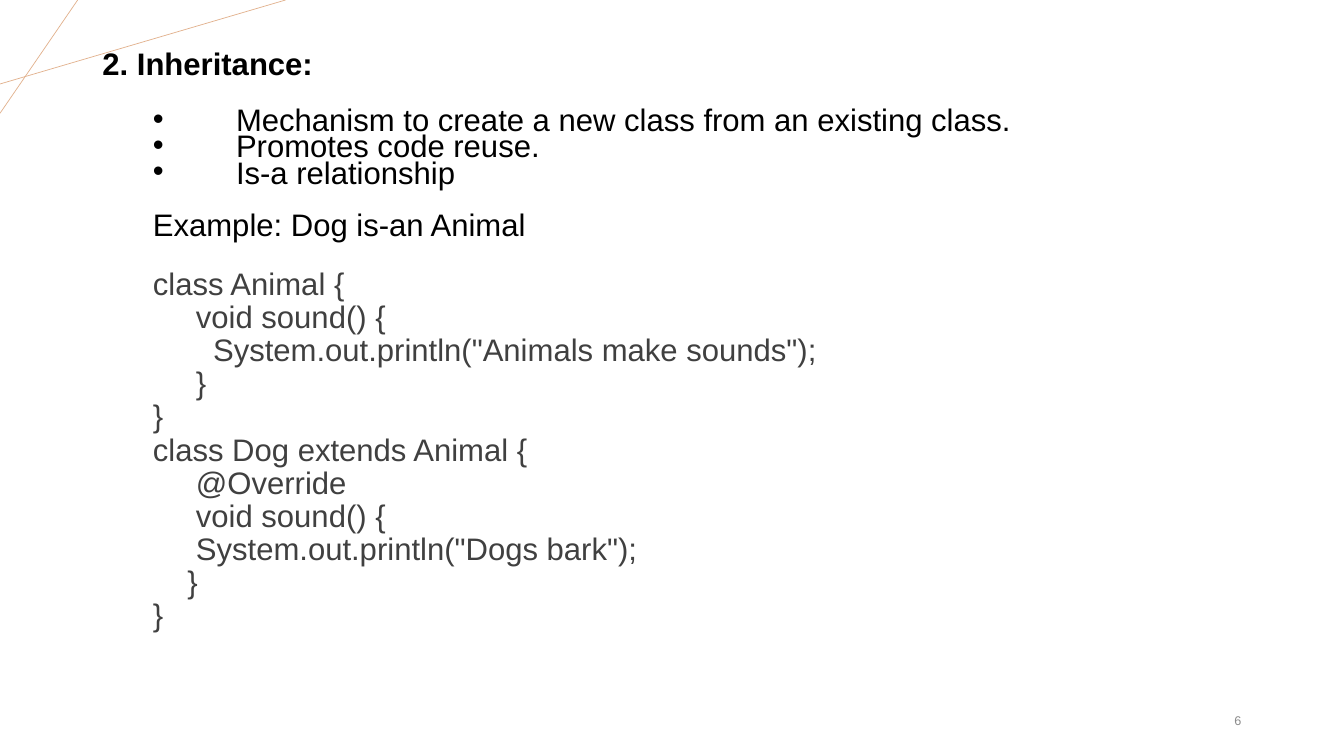
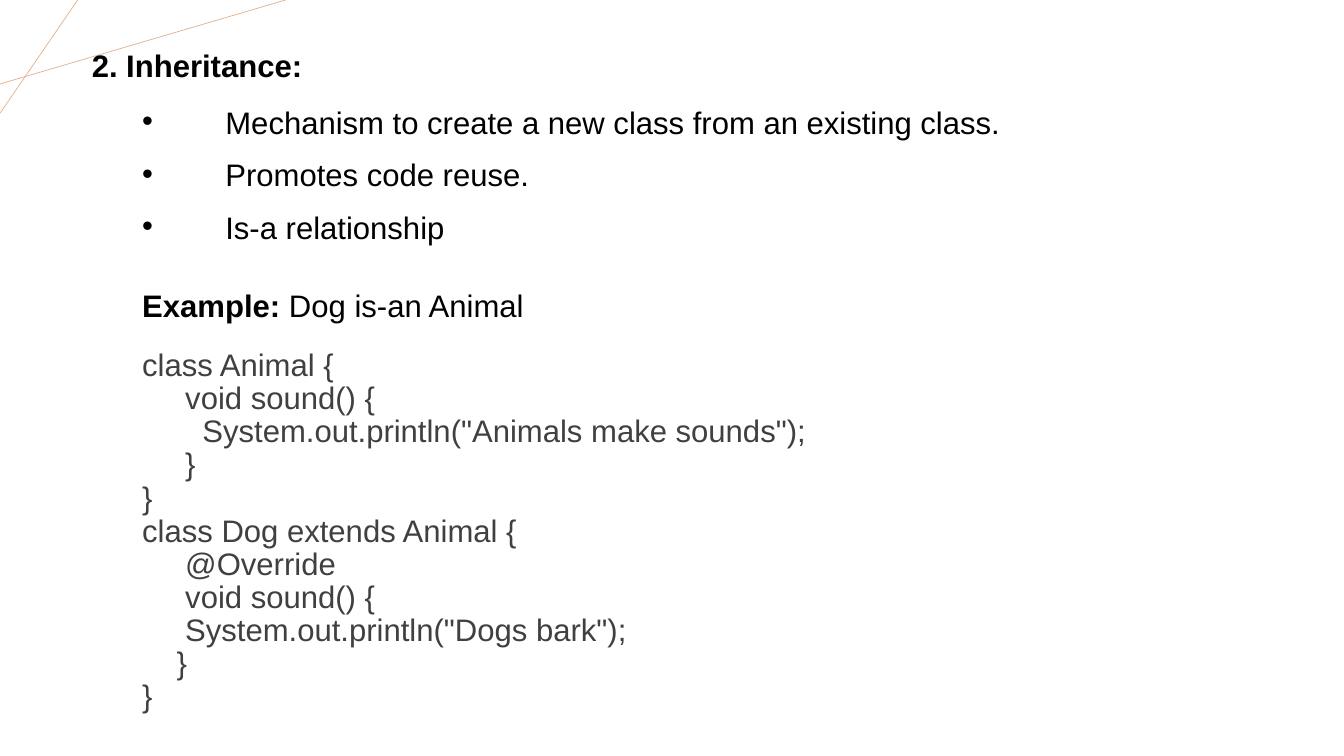
Before and after one commit to PratikshaRDatir/Presentation, a slide deck: slide 6 of Object-Oriented Programming in Java.pptx. Drawn at 1344x756 pixels with LibreOffice and Linux fonts; fonts in the diff are those of the drawing. Boxes give left, top, right and bottom in pixels: in the first picture for what was removed or moved away, otherwise in the second. Text is boxed around its words. In the diff, an @@ line names an element or a change of style, - is before the commit and + after.

```diff
--- a/Object-Oriented Programming in Java.pptx
+++ b/Object-Oriented Programming in Java.pptx
@@ text "2. Inheritance:": place and size @@
-text "2. Inheritance:" at box(102, 50, 1010, 566)
+text "2. Inheritance:" at box(92, 53, 999, 647)
@@ text at box(142, 294, 524, 323): bold on in "Example:" @@
@@ page number removed at box(1234, 716, 1241, 725) @@
-6
```
Also in this commit, not shown: 9 other slides changed, 3 slides added, 1 slide removed.
